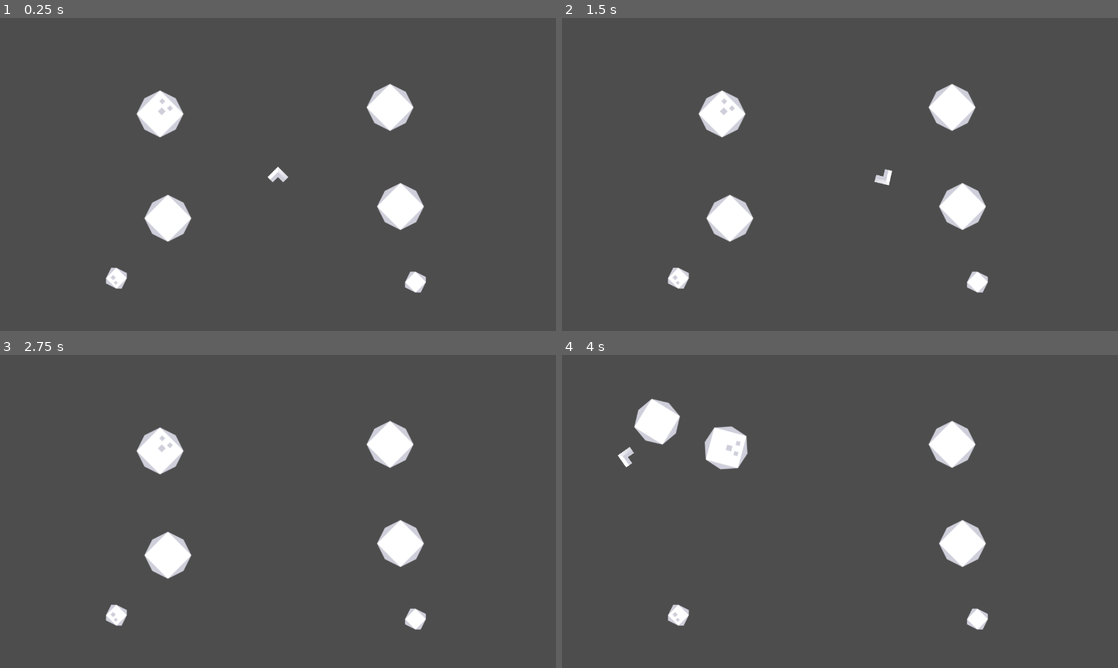
Above: before the commit, frames 1-4 (two rows, left to right).
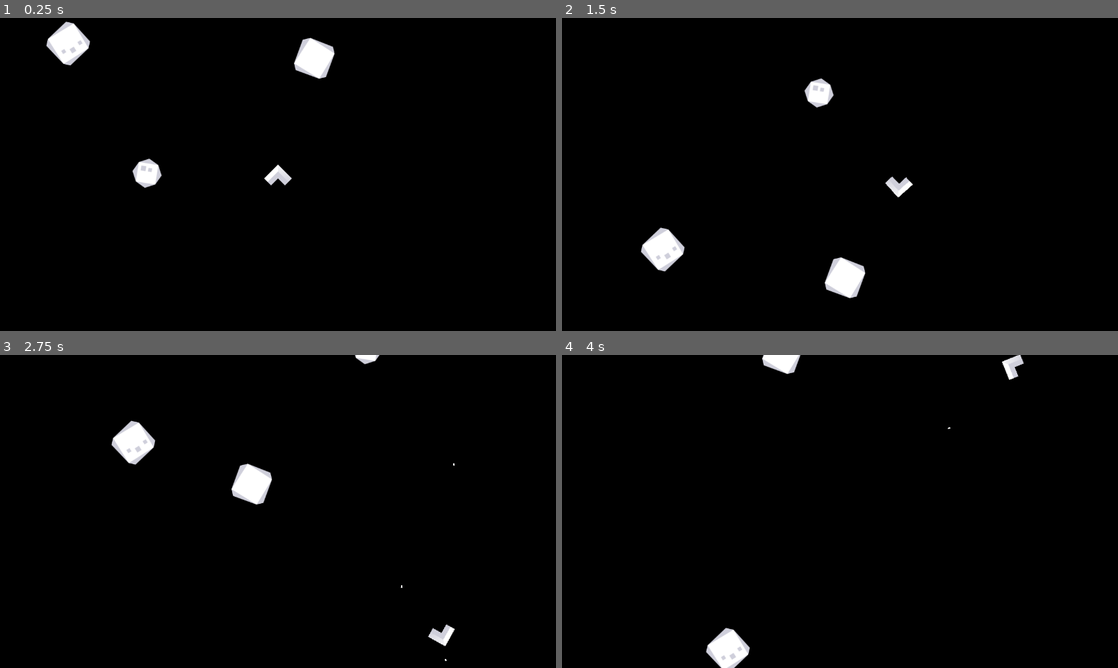
Above: after the commit, the same moments.

Repository: cdhumphreys/asteroids-godot
Game: Godot game, scene res://scenes/game.tscn
The game is run twice, just before and just after one commit, with the same random seed, the same clock (stepped at 60 frames per second) and the same inputs.
Inputs:
- Up to frame 1 (0.25 s): no input
- Up to frame 2 (1.5 s): hold A (rotate_anticlockwise) 0.53-1.28 s; hold S (thrust_backward) from 0.53 s (still down); tap D (rotate_clockwise) at 0.8, 1.35 s
- Up to frame 3 (2.75 s): keep holding S (thrust_backward); tap Space (shoot, bound only after the commit) at 1.55 s; hold Space (shoot, bound only after the commit) from 2.03 s (still down); tap A (rotate_anticlockwise) at 2.3 s
- Up to frame 4 (4 s): keep holding S (thrust_backward); release Space (shoot, bound only after the commit) at 2.78 s; tap A (rotate_anticlockwise) at 2.85 s; tap D (rotate_clockwise) at 3.05 s; hold D (rotate_clockwise) from 3.53 s (still down); tap Space (shoot, bound only after the commit) at 3.8 s

The runs differ from the first frame. In frame 1, 100% of the frame differs, in the area x 0-100%, y 0-100%; in frame 2, 100%; in frame 3, 100%; in frame 4, 100%.

Commit message:
re-organising assets, updating player & asteroid movement, moving wrap-around to general use function

Diff:
--- /dev/null
+++ b/classes/asteroid_stats.gd
@@ -0,0 +1,22 @@
+extends Resource
+
+class_name AsteroidStats
+
+@export var size: Enums.AsteroidSize = Enums.AsteroidSize.SMALL
+
+@export var textures: Array[Texture2D] = [AtlasTexture.new()]
+
+@export var collision_shape: CircleShape2D
+
+const MIN_SPEEDS = {
+	Enums.AsteroidSize.SMALL: 150,
+	Enums.AsteroidSize.LARGE: 50,
+}
+
+const MAX_SPEEDS = {
+	Enums.AsteroidSize.SMALL: 300,
+	Enums.AsteroidSize.LARGE: 150,
+}
+
+var MIN_SPEED = MIN_SPEEDS[size]
+var MAX_SPEED = MAX_SPEEDS[size]
--- /dev/null
+++ b/globals/enums.gd
@@ -0,0 +1,2 @@
+extends Node
+enum AsteroidSize{SMALL, LARGE}
--- /dev/null
+++ b/globals/utils.gd
@@ -0,0 +1,17 @@
+extends Node
+
+func keep_body_in_screen_bounds(pos: Vector2, screen_rect: Rect2, width = 0, height = 0) -> Vector2:
+	var screen_width = screen_rect.size.x
+	var screen_height = screen_rect.size.y
+
+	if pos.y - height > screen_height:
+		pos.y = -height
+	elif pos.y + height < 0:
+		pos.y = screen_height + height
+
+	if pos.x - width > screen_width:
+		pos.x = -width
+	elif pos.x + width < 0:
+		pos.x = screen_width + width
+
+	return pos
--- a/project.godot
+++ b/project.godot
@@ -14,6 +14,11 @@
 run/main_scene="uid://b344cqbdcqbhy"
 config/features=PackedStringArray("4.5", "Mobile")
 config/icon="res://icon.svg"
+
+[autoload]
+
+Enums="*res://globals/enums.gd"
+Utils="*res://globals/utils.gd"
 
 [display]
 
@@ -46,6 +51,11 @@
 , Object(InputEventKey,"resource_local_to_scene":false,"resource_name":"","device":-1,"window_id":0,"alt_pressed":false …(186 unchanged characters)…
 ]
 }
+shoot={
+"deadzone": 0.2,
+"events": [Object(InputEventKey,"resource_local_to_scene":false,"resource_name":"","device":-1,"window_id":0,"alt_pressed":false,"shift_pressed":false,"ctrl_pressed":false,"meta_pressed":false,"pressed":false,"keycode":0,"physical_keycode":32,"key_label":0,"unicode":32,"location":0,"echo":false,"script":null)
+]
+}
 
 [layer_names]
 
@@ -53,7 +63,9 @@
 2d_physics/layer_2="Asteroids"
 2d_physics/layer_3="Enemies"
 2d_physics/layer_4="World Bounds"
+2d_physics/layer_5="Bullets"
 
 [rendering]
 
 renderer/rendering_method="mobile"
+environment/defaults/default_clear_color=Color(0, 0, 0, 1)
--- /dev/null
+++ b/resources/asteroids/collision_shape_large.tres
@@ -0,0 +1,4 @@
+[gd_resource type="CircleShape2D" format=3 uid="uid://201sgl87ebnb"]
+
+[resource]
+radius = 42.0
--- /dev/null
+++ b/resources/asteroids/collision_shape_small.tres
@@ -0,0 +1,4 @@
+[gd_resource type="CircleShape2D" format=3 uid="uid://7ll3thka50hu"]
+
+[resource]
+radius = 30.0
--- /dev/null
+++ b/resources/asteroids/large_asteroid.tres
@@ -0,0 +1,16 @@
+[gd_resource type="Resource" script_class="AsteroidStats" load_steps=7 format=3 uid="uid://b4u3c2swmtdmb"]
+
+[ext_resource type="Script" uid="uid://bc8m1euylr0y7" path="res://classes/asteroid_stats.gd" id="1_8ghef"]
+[ext_resource type="Shape2D" uid="uid://201sgl87ebnb" path="res://resources/asteroids/collision_shape_large.tres" id="1_086em"]
+[ext_resource type="Texture2D" uid="uid://cmu811soniauc" path="res://assets/asteroids/meteor_detailedLarge.png" id="2_wynlp"]
+[ext_resource type="Texture2D" uid="uid://1dyymqknwrx8" path="res://assets/asteroids/meteor_large.png" id="3_086em"]
+[ext_resource type="Texture2D" uid="uid://cdk2n6tid6arj" path="res://assets/asteroids/meteor_squareDetailedLarge.png" id="4_64bxu"]
+[ext_resource type="Texture2D" uid="uid://decleta02chxa" path="res://assets/asteroids/meteor_squareLarge.png" id="5_k0guq"]
+
+[resource]
+resource_local_to_scene = true
+script = ExtResource("1_8ghef")
+size = 1
+textures = Array[Texture]([ExtResource("2_wynlp"), ExtResource("3_086em"), ExtResource("4_64bxu"), ExtResource("5_k0guq")])
+collision_shape = ExtResource("1_086em")
+metadata/_custom_type_script = "uid://bc8m1euylr0y7"
--- /dev/null
+++ b/resources/asteroids/small_asteroid.tres
@@ -0,0 +1,15 @@
+[gd_resource type="Resource" script_class="AsteroidStats" load_steps=7 format=3 uid="uid://d0ofjnwsa74jc"]
+
+[ext_resource type="Shape2D" uid="uid://7ll3thka50hu" path="res://resources/asteroids/collision_shape_small.tres" id="1_6x0fo"]
+[ext_resource type="Script" uid="uid://bc8m1euylr0y7" path="res://classes/asteroid_stats.gd" id="2_n3vmh"]
+[ext_resource type="Texture2D" uid="uid://cpk1tge6gwllt" path="res://assets/asteroids/meteor_detailedSmall.png" id="3_fc42u"]
+[ext_resource type="Texture2D" uid="uid://btyfy53rgpfph" path="res://assets/asteroids/meteor_small.png" id="4_33yxv"]
+[ext_resource type="Texture2D" uid="uid://46kqag02umnm" path="res://assets/asteroids/meteor_squareDetailedSmall.png" id="5_o6yj8"]
+[ext_resource type="Texture2D" uid="uid://cfvu1ciu03foe" path="res://assets/asteroids/meteor_squareSmall.png" id="6_3ns5j"]
+
+[resource]
+resource_local_to_scene = true
+script = ExtResource("2_n3vmh")
+textures = Array[Texture]([ExtResource("3_fc42u"), ExtResource("4_33yxv"), ExtResource("5_o6yj8"), ExtResource("6_3ns5j")])
+collision_shape = ExtResource("1_6x0fo")
+metadata/_custom_type_script = "uid://bc8m1euylr0y7"
--- /dev/null
+++ b/scenes/asteroid.tscn
@@ -0,0 +1,15 @@
+[gd_scene load_steps=2 format=3 uid="uid://7ygmy5j4e3kq"]
+
+[ext_resource type="Script" uid="uid://1cdpndo7b0tq" path="res://scripts/asteroid.gd" id="1_t4se3"]
+
+[node name="Asteroid" type="Area2D"]
+collision_layer = 2
+collision_mask = 3
+script = ExtResource("1_t4se3")
+metadata/_edit_group_ = true
+
+[node name="Sprite2D" type="Sprite2D" parent="."]
+unique_name_in_owner = true
+
+[node name="CollisionShape2D" type="CollisionShape2D" parent="."]
+unique_name_in_owner = true
--- a/scenes/asteroid_large.gd
+++ /dev/null
@@ -1,29 +0,0 @@
-extends RigidBody2D
-
-class_name AsteroidLarge
-
-var sprites: Array[String] = [
-	"res://assets/meteor_detailedLarge.png",
-	"res://assets/meteor_large.png",
-	"res://assets/meteor_squareDetailedLarge.png",
-	"res://assets/meteor_squareLarge.png"
-]
-
-@onready var sprite = $Sprite2D;
-
-# Called when the node enters the scene tree for the first time.
-func _ready() -> void:
-	hide()
-
-	# Pick one of the asteroid PNGs
-	sprite.texture = load(sprites.pick_random())
-
-	show()
-
-# Called every frame. 'delta' is the elapsed time since the previous frame.
-func _process(delta: float) -> void:
-	pass
-
-
-func _on_visible_on_screen_notifier_2d_screen_exited() -> void:
-	queue_free()
--- a/scenes/asteroid_large.tscn
+++ /dev/null
@@ -1,27 +0,0 @@
-[gd_scene load_steps=4 format=3 uid="uid://bsvo2iinxbobr"]
-
-[ext_resource type="Script" uid="uid://b7kc22x08evsh" path="res://scenes/asteroid_large.gd" id="1_8xjg5"]
-[ext_resource type="Texture2D" uid="uid://cmu811soniauc" path="res://assets/meteor_detailedLarge.png" id="2_dotge"]
-
-[sub_resource type="CircleShape2D" id="CircleShape2D_akfqu"]
-radius = 31.0
-
-[node name="AsteroidLarge" type="RigidBody2D"]
-collision_layer = 2
-collision_mask = 3
-mass = 55.0
-gravity_scale = 0.0
-inertia = 51.0
-script = ExtResource("1_8xjg5")
-metadata/_edit_group_ = true
-
-[node name="Sprite2D" type="Sprite2D" parent="."]
-scale = Vector2(0.75, 0.75)
-texture = ExtResource("2_dotge")
-
-[node name="CollisionShape2D" type="CollisionShape2D" parent="."]
-shape = SubResource("CircleShape2D_akfqu")
-
-[node name="VisibleOnScreenNotifier2D" type="VisibleOnScreenNotifier2D" parent="."]
-
-[connection signal="screen_exited" from="VisibleOnScreenNotifier2D" to="." method="_on_visible_on_screen_notifier_2d_screen_exited"]
--- a/scenes/asteroid_small.gd
+++ /dev/null
@@ -1,30 +0,0 @@
-extends RigidBody2D
-
-class_name AsteroidSmall
-
-var sprites: Array[String] = [
-	"res://assets/meteor_detailedSmall.png",
-	"res://assets/meteor_small.png",
-	"res://assets/meteor_squareDetailedSmall.png",
-	"res://assets/meteor_squareSmall.png",
-
-]
-
-@onready var sprite = $Sprite2D;
-
-# Called when the node enters the scene tree for the first time.
-func _ready() -> void:
-	hide()
-
-	# Pick one of the asteroid PNGs
-	sprite.texture = load(sprites.pick_random())
-
-	show()
-
-# Called every frame. 'delta' is the elapsed time since the previous frame.
-func _process(delta: float) -> void:
-	pass
-
-
-func _on_visible_on_screen_notifier_2d_screen_exited() -> void:
-	queue_free()
--- a/scenes/asteroid_small.tscn
+++ /dev/null
@@ -1,27 +0,0 @@
-[gd_scene load_steps=4 format=3 uid="uid://d2wu417yj1a2e"]
-
-[ext_resource type="Script" uid="uid://dbyqau7wg45hp" path="res://scenes/asteroid_small.gd" id="1_sufu7"]
-[ext_resource type="Texture2D" uid="uid://cpk1tge6gwllt" path="res://assets/meteor_detailedSmall.png" id="2_sufu7"]
-
-[sub_resource type="CircleShape2D" id="CircleShape2D_akfqu"]
-radius = 15.0
-
-[node name="AsteroidSmall" type="RigidBody2D"]
-collision_layer = 2
-collision_mask = 3
-mass = 55.0
-gravity_scale = 0.0
-inertia = 51.0
-script = ExtResource("1_sufu7")
-metadata/_edit_group_ = true
-
-[node name="Sprite2D" type="Sprite2D" parent="."]
-scale = Vector2(0.5, 0.5)
-texture = ExtResource("2_sufu7")
-
-[node name="CollisionShape2D" type="CollisionShape2D" parent="."]
-shape = SubResource("CircleShape2D_akfqu")
-
-[node name="VisibleOnScreenNotifier2D" type="VisibleOnScreenNotifier2D" parent="."]
-
-[connection signal="screen_exited" from="VisibleOnScreenNotifier2D" to="." method="_on_visible_on_screen_notifier_2d_screen_exited"]
--- /dev/null
+++ b/scenes/bullet.tscn
@@ -0,0 +1,28 @@
+[gd_scene load_steps=3 format=3 uid="uid://dmlk1t3ynpejw"]
+
+[ext_resource type="Script" uid="uid://2q20bdghejhb" path="res://scripts/bullet.gd" id="1_mkf8s"]
+
+[sub_resource type="RectangleShape2D" id="RectangleShape2D_tah1u"]
+size = Vector2(16, 26)
+
+[node name="Bullet" type="Area2D"]
+collision_layer = 16
+collision_mask = 6
+script = ExtResource("1_mkf8s")
+
+[node name="Polygon2D" type="Polygon2D" parent="."]
+position = Vector2(0, 4.7683716e-07)
+scale = Vector2(0.2, 0.288)
+polygon = PackedVector2Array(8, -8.999999, 8, 8.999999, -8, 8.999999, -8, -8.999999)
+
+[node name="CollisionShape2D" type="CollisionShape2D" parent="."]
+scale = Vector2(0.2, 0.2)
+shape = SubResource("RectangleShape2D_tah1u")
+
+[node name="Lifetime" type="Timer" parent="."]
+one_shot = true
+autostart = true
+ignore_time_scale = true
+
+[connection signal="area_entered" from="." to="." method="_on_area_entered"]
+[connection signal="timeout" from="Lifetime" to="." method="_on_lifetime_timeout"]
--- a/scenes/game.gd
+++ /dev/null
@@ -1,57 +0,0 @@
-extends Node2D
-
-@onready var leftEdge = $LeftEdge;
-@onready var rightEdge = $RightEdge;
-@onready var topEdge = $TopEdge;
-@onready var bottomEdge = $BottomEdge;
-# Called when the node enters the scene tree for the first time.
-func _ready():
-	pass # Replace with function body.
-
-
-# Called every frame. 'delta' is the elapsed time since the previous frame.
-func _process(delta):
-	pass
-
-
-func get_size_from_body(body: PhysicsBody2D) -> Vector2:
-	var body_collision_shape: CollisionShape2D = body.get_node_or_null("CollisionShape2D")
-	if !body_collision_shape:
-		return Vector2.ZERO
-
-	var sizes = body_collision_shape.shape.get_rect().size
-	return sizes
-
-# Handle player going off screen
-func _on_left_edge_body_entered(body):
-	if body is not PhysicsBody2D:
-		return
-
-	var sizes = get_size_from_body(body)
-	if sizes != Vector2.ZERO:
-		body.global_position.x = rightEdge.position.x - sizes.x
-
-
-func _on_right_edge_body_entered(body):
-	if body is not PhysicsBody2D:
-		return
-	var sizes = get_size_from_body(body)
-	if sizes != Vector2.ZERO:
-		body.global_position.x = leftEdge.position.x + sizes.x
-
-
-func _on_top_edge_body_entered(body):
-	if body is not PhysicsBody2D:
-		return
-
-	var sizes = get_size_from_body(body)
-	if sizes != Vector2.ZERO:
-		body.global_position.y = bottomEdge.position.y - sizes.y
-
-
-func _on_bottom_edge_body_entered(body):
-	if body is not PhysicsBody2D:
-		return
-	var sizes = get_size_from_body(body)
-	if sizes != Vector2.ZERO:
-		body.global_position.y = topEdge.position.y + sizes.y
--- a/scenes/game.tscn
+++ b/scenes/game.tscn
@@ -1,67 +1,25 @@
 [gd_scene load_steps=6 format=3 uid="uid://b344cqbdcqbhy"]
 
-[ext_resource type="Script" uid="uid://b8hbcrnmmaeco" path="res://scenes/game.gd" id="1_lnu2h"]
+[ext_resource type="Script" uid="uid://b8hbcrnmmaeco" path="res://scripts/game.gd" id="1_lnu2h"]
 [ext_resource type="PackedScene" uid="uid://nklf1vrn55rc" path="res://scenes/player.tscn" id="1_uwrxv"]
-[ext_resource type="PackedScene" uid="uid://d2wu417yj1a2e" path="res://scenes/asteroid_small.tscn" id="4_iywne"]
-[ext_resource type="PackedScene" uid="uid://bsvo2iinxbobr" path="res://scenes/asteroid_large.tscn" id="4_lbhrr"]
-
-[sub_resource type="WorldBoundaryShape2D" id="WorldBoundaryShape2D_lnu2h"]
+[ext_resource type="PackedScene" uid="uid://7ygmy5j4e3kq" path="res://scenes/asteroid.tscn" id="3_lnu2h"]
+[ext_resource type="Resource" uid="uid://b4u3c2swmtdmb" path="res://resources/asteroids/large_asteroid.tres" id="4_iywne"]
+[ext_resource type="Resource" uid="uid://d0ofjnwsa74jc" path="res://resources/asteroids/small_asteroid.tres" id="5_p57ef"]
 
 [node name="Game" type="Node2D"]
 script = ExtResource("1_lnu2h")
 
 [node name="Player" parent="." instance=ExtResource("1_uwrxv")]
-collision_mask = 5
+position = Vector2(640, 361)
 
-[node name="Camera2D" type="Camera2D" parent="."]
-zoom = Vector2(1.5, 1.5)
+[node name="Asteroid" parent="." instance=ExtResource("3_lnu2h")]
+position = Vector2(142, 125)
+stats = ExtResource("4_iywne")
 
-[node name="AsteroidLarge" parent="." instance=ExtResource("4_lbhrr")]
-position = Vector2(-181, -93)
+[node name="Asteroid2" parent="." instance=ExtResource("3_lnu2h")]
+position = Vector2(288, 394)
+stats = ExtResource("5_p57ef")
 
-[node name="AsteroidLarge2" parent="." instance=ExtResource("4_lbhrr")]
-position = Vector2(172, -103)
-
-[node name="AsteroidLarge3" parent="." instance=ExtResource("4_lbhrr")]
-position = Vector2(-169, 67)
-
-[node name="AsteroidLarge4" parent="." instance=ExtResource("4_lbhrr")]
-position = Vector2(188, 49)
-
-[node name="TopEdge" type="Area2D" parent="."]
-position = Vector2(0, -288)
-rotation = -3.1415927
-
-[node name="CollisionShape2D" type="CollisionShape2D" parent="TopEdge"]
-shape = SubResource("WorldBoundaryShape2D_lnu2h")
-
-[node name="RightEdge" type="Area2D" parent="."]
-position = Vector2(475, 0)
-rotation = -7.853982
-
-[node name="CollisionShape2D" type="CollisionShape2D" parent="RightEdge"]
-shape = SubResource("WorldBoundaryShape2D_lnu2h")
-
-[node name="BottomEdge" type="Area2D" parent="."]
-position = Vector2(0, 296)
-
-[node name="CollisionShape2D" type="CollisionShape2D" parent="BottomEdge"]
-shape = SubResource("WorldBoundaryShape2D_lnu2h")
-
-[node name="LeftEdge" type="Area2D" parent="."]
-position = Vector2(-472, 0)
-rotation = 1.5707964
-
-[node name="CollisionShape2D" type="CollisionShape2D" parent="LeftEdge"]
-shape = SubResource("WorldBoundaryShape2D_lnu2h")
-
-[node name="AsteroidSmall" parent="." instance=ExtResource("4_iywne")]
-position = Vector2(-248, 159)
-
-[node name="AsteroidSmall2" parent="." instance=ExtResource("4_iywne")]
-position = Vector2(211, 165)
-
-[connection signal="body_entered" from="TopEdge" to="." method="_on_top_edge_body_entered"]
-[connection signal="body_entered" from="RightEdge" to="." method="_on_right_edge_body_entered"]
-[connection signal="body_entered" from="BottomEdge" to="." method="_on_bottom_edge_body_entered"]
-[connection signal="body_entered" from="LeftEdge" to="." method="_on_left_edge_body_entered"]
+[node name="Asteroid3" parent="." instance=ExtResource("3_lnu2h")]
+position = Vector2(738, 153)
+stats = ExtResource("4_iywne")
--- a/scenes/player.gd
+++ /dev/null
@@ -1,36 +0,0 @@
-extends CharacterBody2D
-
-class_name Player
-
-const MAX_SPEED = 300
-const ACCELERATION = 5.0
-const ROTATION_SPEED = 0.1
-var speed = 0;
-
-
-func _physics_process(delta):
-	if Input.is_action_pressed("thrust_forward"):
-		velocity.x += ACCELERATION * sin(rotation)
-		velocity.y += -1 * ACCELERATION * cos(rotation)
-	if Input.is_action_pressed("thrust_backward"):
-		velocity.x += -1 * ACCELERATION * sin(rotation)
-		velocity.y += ACCELERATION * cos(rotation)
-	if Input.is_action_pressed("rotate_clockwise"):
-		rotation += ROTATION_SPEED
-	if Input.is_action_pressed("rotate_anticlockwise"):
-		rotation -= ROTATION_SPEED
-
-	# Cap speed
-	if velocity.x > MAX_SPEED:
-		velocity.x = MAX_SPEED
-
-	if velocity.x < -1 * MAX_SPEED:
-		velocity.x = -1 * MAX_SPEED
-
-	if velocity.y > MAX_SPEED:
-		velocity.y = MAX_SPEED
-
-	if velocity.y < -1 * MAX_SPEED:
-		velocity.y = -1 * MAX_SPEED
-
-	move_and_slide()
--- a/scenes/player.tscn
+++ b/scenes/player.tscn
@@ -1,21 +1,23 @@
 [gd_scene load_steps=4 format=3 uid="uid://nklf1vrn55rc"]
 
-[ext_resource type="Texture2D" uid="uid://crdjmlvcqk21d" path="res://assets/ship_A.png" id="1_4flbx"]
-[ext_resource type="Script" uid="uid://7gk5uweie87s" path="res://scenes/player.gd" id="1_g2els"]
+[ext_resource type="Texture2D" uid="uid://crdjmlvcqk21d" path="res://assets/player_ships/ship_A.png" id="1_4flbx"]
+[ext_resource type="Script" uid="uid://7gk5uweie87s" path="res://scripts/player.gd" id="1_g2els"]
 
 [sub_resource type="CapsuleShape2D" id="CapsuleShape2D_onrkg"]
-radius = 6.0
-height = 20.0
+radius = 12.0
 
 [node name="Player" type="CharacterBody2D"]
-collision_mask = 15
 script = ExtResource("1_g2els")
+shoot_cooldown = 0.2
 
 [node name="ShipA" type="Sprite2D" parent="."]
 texture_filter = 1
-scale = Vector2(0.5, 0.5)
 texture = ExtResource("1_4flbx")
 
 [node name="CollisionShape2D" type="CollisionShape2D" parent="."]
-position = Vector2(0, -2)
+position = Vector2(0, -4)
 shape = SubResource("CapsuleShape2D_onrkg")
+
+[node name="Marker2D" type="Marker2D" parent="."]
+unique_name_in_owner = true
+position = Vector2(0, -13)
--- /dev/null
+++ b/scripts/asteroid.gd
@@ -0,0 +1,35 @@
+extends Area2D
+
+class_name Asteroid
+
+var speed: float
+
+var movement_vector: Vector2 = Vector2(0, -1)
+
+@onready var sprite: Sprite2D = $%Sprite2D;
+@onready var collision_shape: CollisionShape2D = $%CollisionShape2D
+
+@export var stats: AsteroidStats
+
+func _ready() -> void:
+	speed = randf_range(stats.MIN_SPEED, stats.MAX_SPEED)
+	rotation = randf_range(0, 2*PI)
+
+	sprite.texture = stats.textures.pick_random()
+	collision_shape.shape = stats.collision_shape
+
+	# Pick one of the asteroid PNGs
+	collision_shape.shape = stats.collision_shape
+
+func _physics_process(delta: float) -> void:
+	var width = 0
+	var height = 0
+
+	var shape = collision_shape.shape
+
+	if shape is CircleShape2D:
+		width = shape.radius
+		height = shape.radius
+
+	global_position += movement_vector.rotated(rotation) * speed * delta
+	position = Utils.keep_body_in_screen_bounds(global_position, get_viewport_rect(), width, height)
--- /dev/null
+++ b/scripts/bullet.gd
@@ -0,0 +1,24 @@
+extends Area2D
+
+class_name Bullet
+
+const SPEED = 800
+
+
+
+# Called when the node enters the scene tree for the first time.
+func _ready() -> void:
+	pass # Replace with function body.
+
+
+func _physics_process(delta):
+	position -= transform.y * SPEED * delta
+
+func _on_lifetime_timeout() -> void:
+	queue_free()
+
+
+func _on_area_entered(area: Area2D) -> void:
+	area.queue_free()
+	# remove bullet
+	queue_free()
--- /dev/null
+++ b/scripts/game.gd
@@ -0,0 +1,61 @@
+extends Node2D
+
+@onready var leftEdge = $LeftEdge;
+@onready var rightEdge = $RightEdge;
+@onready var topEdge = $TopEdge;
+@onready var bottomEdge = $BottomEdge;
+# Called when the node enters the scene tree for the first time.
+func _ready():
+	pass # Replace with function body.
+
+
+# Called every frame. 'delta' is the elapsed time since the previous frame.
+func _process(delta):
+	pass
+
+
+func get_size_from_body(body: PhysicsBody2D) -> Vector2:
+	var body_collision_shape: CollisionShape2D = body.get_node_or_null("CollisionShape2D")
+	if !body_collision_shape:
+		return Vector2.ZERO
+
+	var sizes = body_collision_shape.shape.get_rect().size
+	return sizes
+
+# BODIES - Mostly player
+func _on_left_edge_body_entered(body):
+	var sizes = get_size_from_body(body)
+	if sizes != Vector2.ZERO:
+		body.global_position.x = rightEdge.position.x - sizes.x
+
+
+func _on_right_edge_body_entered(body):
+	var sizes = get_size_from_body(body)
+	if sizes != Vector2.ZERO:
+		body.global_position.x = leftEdge.position.x + sizes.x
+
+
+func _on_top_edge_body_entered(body):
+	var sizes = get_size_from_body(body)
+	if sizes != Vector2.ZERO:
+		body.global_position.y = bottomEdge.position.y - sizes.y
+
+
+func _on_bottom_edge_body_entered(body):
+	var sizes = get_size_from_body(body)
+	if sizes != Vector2.ZERO:
+		body.global_position.y = topEdge.position.y + sizes.y
+
+
+# AREAS
+func _on_left_edge_area_entered(area: Area2D) -> void:
+	area.global_position.x = rightEdge.global_position.x
+
+func _on_right_edge_area_entered(area: Area2D) -> void:
+	area.global_position.x = leftEdge.global_position.x
+
+func _on_top_edge_area_entered(area: Area2D) -> void:
+	area.global_position.y = bottomEdge.global_position.y
+
+func _on_bottom_edge_area_entered(area: Area2D) -> void:
+	area.global_position.y = topEdge.global_position.y
--- /dev/null
+++ b/scripts/player.gd
@@ -0,0 +1,54 @@
+extends CharacterBody2D
+
+class_name Player
+
+const MAX_SPEED = 500
+const ACCELERATION = 8.0
+const ROTATION_SPEED = 5.0
+var speed = 0;
+var input_vector: Vector2
+var bullet_scene : PackedScene = preload("res://scenes/bullet.tscn")
+
+@export var shoot_cooldown: float = 1.0
+@onready var gun: Marker2D = $%Marker2D
+
+var can_shoot := true;
+
+
+func _physics_process(delta:float):
+	_handle_movement(delta)
+	_handle_shoot()
+
+func _handle_shoot():
+	if Input.is_action_pressed("shoot"):
+		_try_shoot()
+
+func _handle_movement(delta:float):
+
+
+	input_vector = Vector2(0, Input.get_axis("thrust_forward", "thrust_backward"))
+
+	if Input.is_action_pressed("rotate_clockwise"):
+		rotate(ROTATION_SPEED*delta)
+	if Input.is_action_pressed("rotate_anticlockwise"):
+		rotate(-ROTATION_SPEED * delta)
+
+	velocity += input_vector.rotated(rotation) * ACCELERATION
+	velocity = velocity.limit_length(MAX_SPEED)
+
+	move_and_slide()
+
+	position = Utils.keep_body_in_screen_bounds(global_position, get_viewport_rect())
+
+func _try_shoot():
+	if not can_shoot:
+		return
+
+	can_shoot = false
+	var b = bullet_scene.instantiate()
+	var game_world = get_parent()
+	game_world.add_child(b)
+	b.transform = gun.global_transform
+
+	await get_tree().create_timer(shoot_cooldown).timeout
+	can_shoot = true
Renamed: assets/meteor_detailedLarge.png -> assets/asteroids/meteor_detailedLarge.png
Not shown, added: assets/asteroids/meteor_detailedLarge.png.import
Renamed: assets/meteor_detailedSmall.png -> assets/asteroids/meteor_detailedSmall.png
Not shown, added: assets/asteroids/meteor_detailedSmall.png.import
Renamed: assets/meteor_large.png -> assets/asteroids/meteor_large.png
Not shown, added: assets/asteroids/meteor_large.png.import
Renamed: assets/meteor_small.png -> assets/asteroids/meteor_small.png
Not shown, added: assets/asteroids/meteor_small.png.import
Renamed: assets/meteor_squareDetailedLarge.png -> assets/asteroids/meteor_squareDetailedLarge.png
Not shown, added: assets/asteroids/meteor_squareDetailedLarge.png.import
Renamed: assets/meteor_squareDetailedSmall.png -> assets/asteroids/meteor_squareDetailedSmall.png
Not shown, added: assets/asteroids/meteor_squareDetailedSmall.png.import
(and 84 more such lines)
